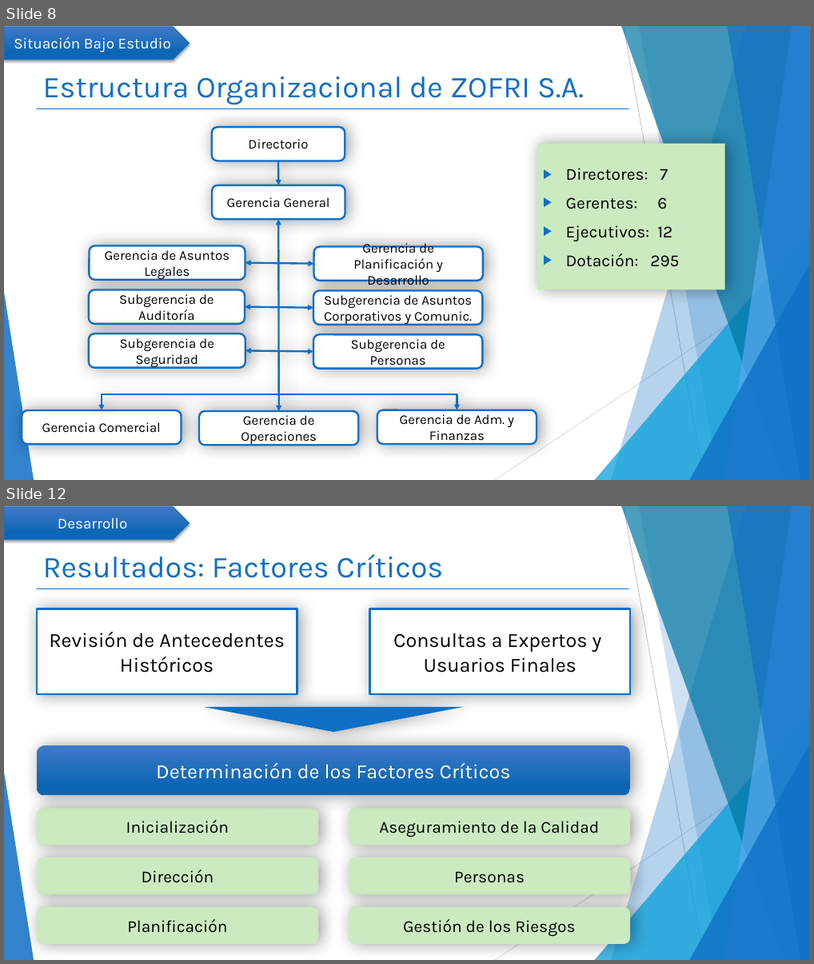
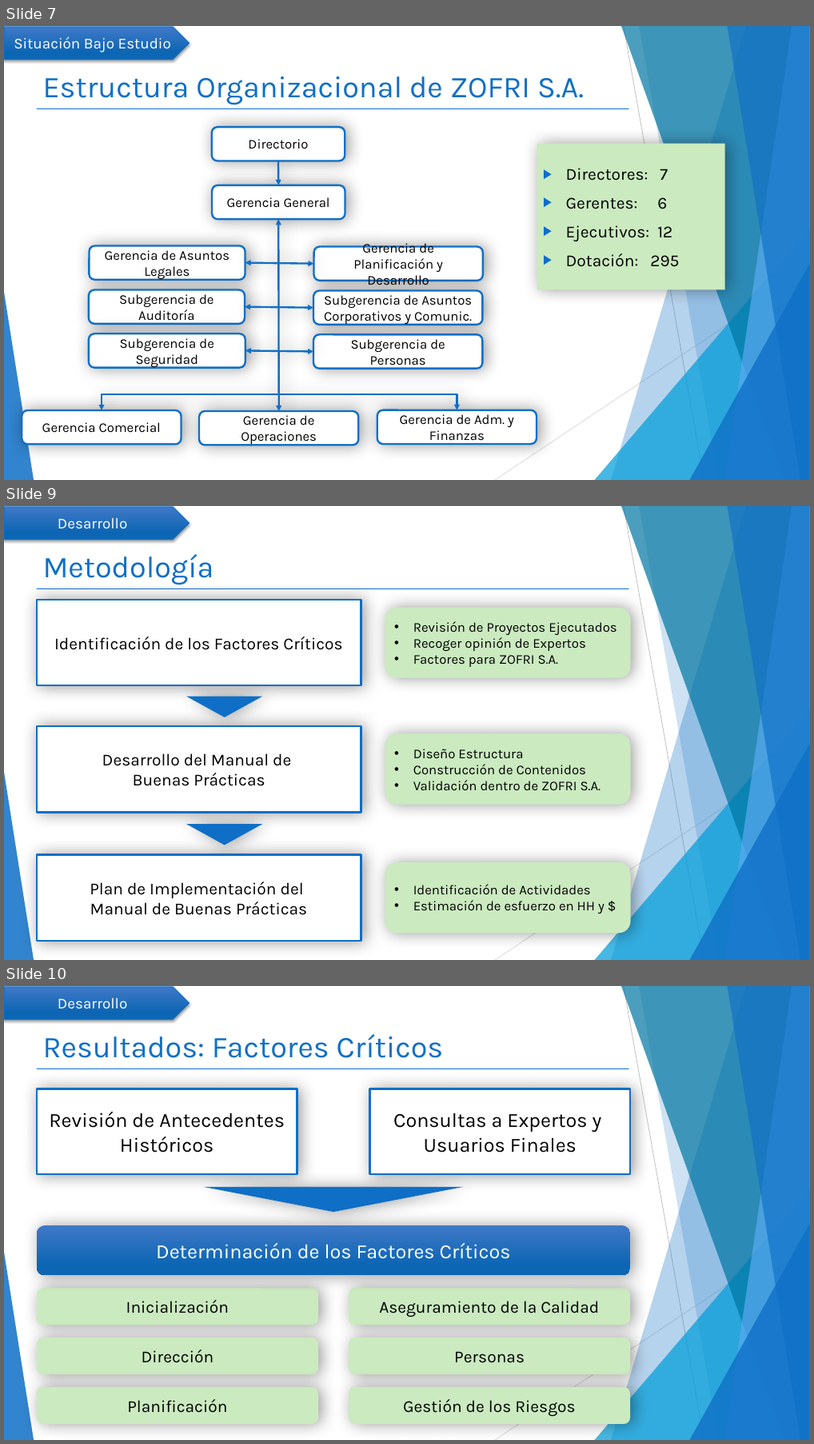
Before and after one commit to mcamara75/tituloUnap, a slide deck: 2018/TT IQQ 2018 Camara y Garay.pptx. Shown one above the other, each under a label of ours: slides 8 and 12 before the commit, slides 7, 9 and 10 after it; the slides between them are not shown. The pictures are 814x964 and 814x1444 pixels, drawn with LibreOffice and Linux fonts; fonts in the diff are those of the drawing. Boxes give left, top, right and bottom in pixels: in the first picture for what was removed or moved away, otherwise in the second. Text is boxed around its words. In the diff, an @@ line names an element or a change of style, - is before the commit and + after.

```diff
--- a/2018/TT IQQ 2018 Camara y Garay.pptx
+++ b/2018/TT IQQ 2018 Camara y Garay.pptx
@@ slide 9 added at [4, 506, 810, 960], background #FFFFFF; not listed: 11 template elements that a slide beside it also shows @@
@@ pentagon arrow added at [4, 507, 189, 540], fill gradient #4079C9 to #0E66B5, outline #0F6FC6 1 pt, 18 pt, text #FFFFFF @@
+Desarrollo
@@ title added at [43, 554, 214, 585], 36 pt, text #0F6FC6 @@
+Metodología
@@ rectangle added at [37, 600, 361, 685], fill #FFFFFF, outline #0F6FC6 2.25 pt, 20 pt, text #000000 @@
+Identificación de los Factores Críticos
@@ rounded rectangle added at [385, 607, 630, 678], fill #CBEAC0, 16 pt, text #000000 @@
+• Revisión de Proyectos Ejecutados
+• Recoger opinión de Expertos
+• Factores para ZOFRI S.A.
@@ flow chart merge added at [186, 696, 262, 717], fill #0F6FC6 @@
@@ rectangle added at [37, 725, 361, 812], fill #FFFFFF, outline #0F6FC6 2.25 pt, 20 pt, text #000000 @@
+Desarrollo del Manual de
+Buenas Prácticas
@@ rounded rectangle added at [385, 733, 630, 804], fill #CBEAC0, 16 pt, text #000000 @@
+• Diseño Estructura
+• Construcción de Contenidos
+• Validación dentro de ZOFRI S.A.
@@ flow chart merge added at [186, 824, 262, 844], fill #0F6FC6 @@
@@ rectangle added at [37, 855, 361, 940], fill #FFFFFF, outline #0F6FC6 2.25 pt, 20 pt, text #000000 @@
+Plan de Implementación del
+Manual de Buenas Prácticas
@@ rounded rectangle added at [385, 862, 630, 933], fill #CBEAC0, 16 pt, text #000000 @@
+• Identificación de Actividades
+• Estimación de esfuerzo en HH y $
@@ what was slide 8 is now slide 7 @@
@@ what was slide 12 is now slide 10 @@
```
Also in this commit, not shown: 4 slides changed, 3 slides removed.
